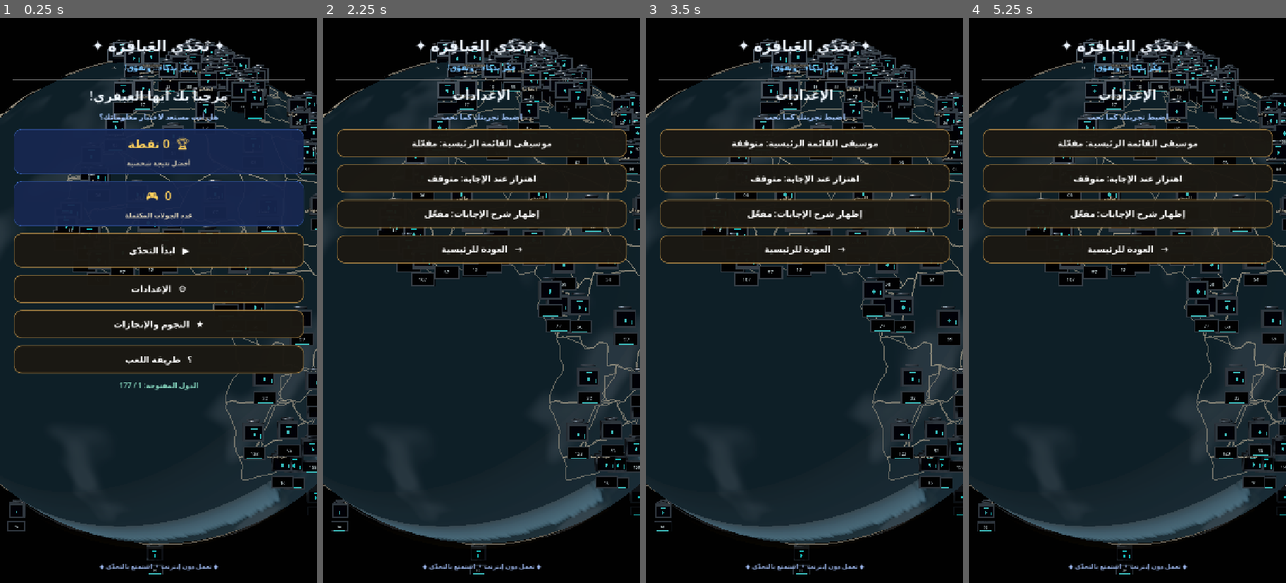
Above: before the commit, frames 1-4 (left to right).
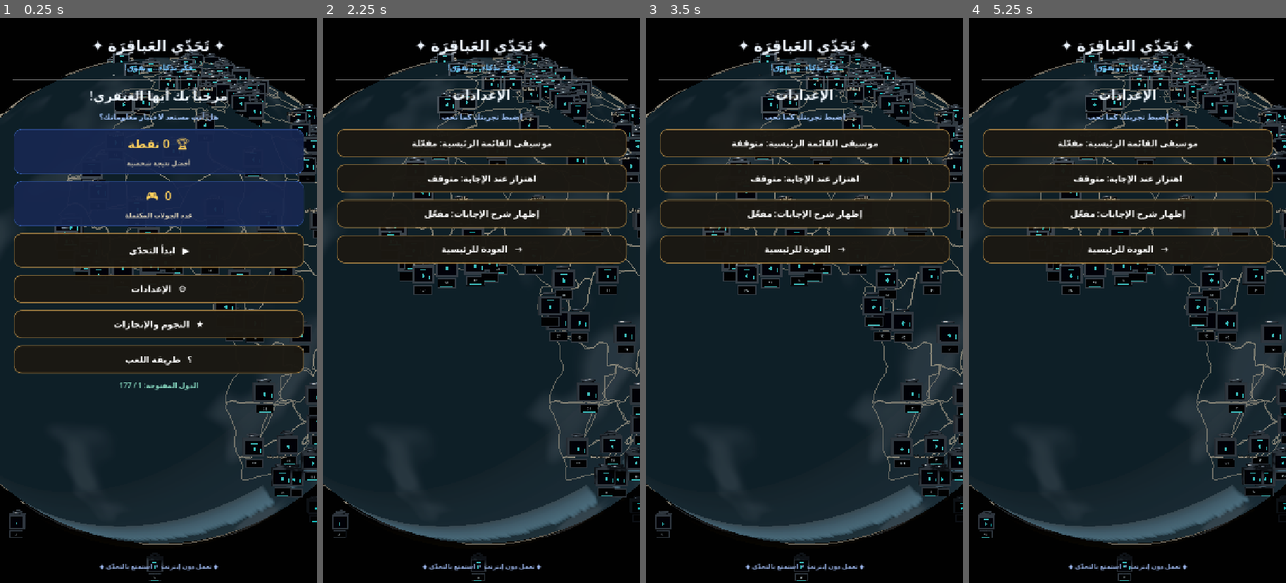
Above: after the commit, the same moments.

Repository: mahdialloui01-art/challenge-
Game: Godot game, scene res://scenes/main.tscn
Two runs of this game, one before a commit and one after it. Both use one fixed random seed, a clock stepped at 60 frames per second and the inputs below.
Inputs:
- Up to frame 1 (0.25 s): no input
- Up to frame 2 (2.25 s): click "▶ ابدأ التحدّي" at 0.5 s; click "⌂ الرئيسية" at 1.25 s; click "⚙ الإعدادات" at 2 s
- Up to frame 3 (3.5 s): click "موسيقى القائمة الرئيسية: مفعّ…" at 2.75 s
- Up to frame 4 (5.25 s): click "موسيقى القائمة الرئيسية: متوق…" at 3.5 s; click "اهتزاز عند الإجابة: متوقف" at 4.25 s; click "اهتزاز عند الإجابة: مفعّل" at 5 s

The runs differ from the first frame. In frame 1, 7.3% of the frame differs, in the area x 2-100%, y 3-100%; in frame 2, 9.7%; in frame 3, 9.7%; in frame 4, 9.7%.

Commit message:
Shrink map locks and number plaques; clear country names

Diff:
--- a/scripts/world_globe.gd
+++ b/scripts/world_globe.gd
@@ -386,11 +386,11 @@
         var route_index := country_route.find(code)
         var lock_root := Node3D.new()
         lock_root.name = "CountryLock_" + code
-        lock_root.position = _geo_to_sphere(float(anchor[0]), float(anchor[1]), GLOBE_RADIUS * 1.038)
-        lock_root.scale = Vector3.ONE * 0.20
+        lock_root.position = _geo_to_sphere(float(anchor[0]), float(anchor[1]), GLOBE_RADIUS * 1.038) + Vector3(0.0, -0.13, 0.0)
+        lock_root.scale = Vector3.ONE * 0.12
         lock_root.set_meta("route_index", route_index)
         lock_root.set_meta("country_code", code)
-        lock_root.set_meta("base_scale", 0.20)
+        lock_root.set_meta("base_scale", 0.12)
 
         # Brushed titanium outer shell.
         var titanium := StandardMaterial3D.new()
@@ -478,18 +478,18 @@
         var number_frame := MeshInstance3D.new()
         number_frame.name = "SequenceNumberFrame"
         var frame_mesh := BoxMesh.new()
-        frame_mesh.size = Vector3(0.205, 0.112, 0.012)
+        frame_mesh.size = Vector3(0.155, 0.082, 0.010)
         number_frame.mesh = frame_mesh
-        number_frame.position = Vector3(0.0, -0.172, 0.052)
+        number_frame.position = Vector3(0.0, -0.132, 0.052)
         number_frame.material_override = titanium
         lock_root.add_child(number_frame)
 
         var number_plate := MeshInstance3D.new()
         number_plate.name = "SequenceNumberPlate"
         var plate_mesh := BoxMesh.new()
-        plate_mesh.size = Vector3(0.184, 0.091, 0.009)
+        plate_mesh.size = Vector3(0.139, 0.065, 0.008)
         number_plate.mesh = plate_mesh
-        number_plate.position = Vector3(0.0, -0.172, 0.061)
+        number_plate.position = Vector3(0.0, -0.132, 0.060)
         var plate_material := StandardMaterial3D.new()
         plate_material.albedo_color = Color(0.008, 0.025, 0.042, 1.0)
         plate_material.metallic = 0.72
@@ -503,24 +503,24 @@
         var number_accent := MeshInstance3D.new()
         number_accent.name = "SequenceNumberAccent"
         var accent_mesh := BoxMesh.new()
-        accent_mesh.size = Vector3(0.135, 0.004, 0.004)
+        accent_mesh.size = Vector3(0.100, 0.003, 0.003)
         number_accent.mesh = accent_mesh
-        number_accent.position = Vector3(0.0, -0.215, 0.069)
+        number_accent.position = Vector3(0.0, -0.163, 0.066)
         number_accent.material_override = cyan
         lock_root.add_child(number_accent)
 
         var order_label := Label3D.new()
         order_label.name = "SequenceNumber"
         order_label.text = "%02d" % (route_index + 1)
-        order_label.font_size = 22
-        order_label.pixel_size = 0.0018
+        order_label.font_size = 17
+        order_label.pixel_size = 0.00145
         order_label.billboard = BaseMaterial3D.BILLBOARD_ENABLED
         order_label.no_depth_test = true
         order_label.shaded = false
         order_label.modulate = Color(0.92, 0.99, 1.0, 1.0)
         order_label.outline_size = 3
         order_label.outline_modulate = Color(0.004, 0.018, 0.03, 1.0)
-        order_label.position = Vector3(0.0, -0.172, 0.073)
+        order_label.position = Vector3(0.0, -0.132, 0.068)
         # Keep the sequence number proportional to its compact metal plaque.
         order_label.scale = Vector3.ONE
         order_label.horizontal_alignment = HORIZONTAL_ALIGNMENT_CENTER
